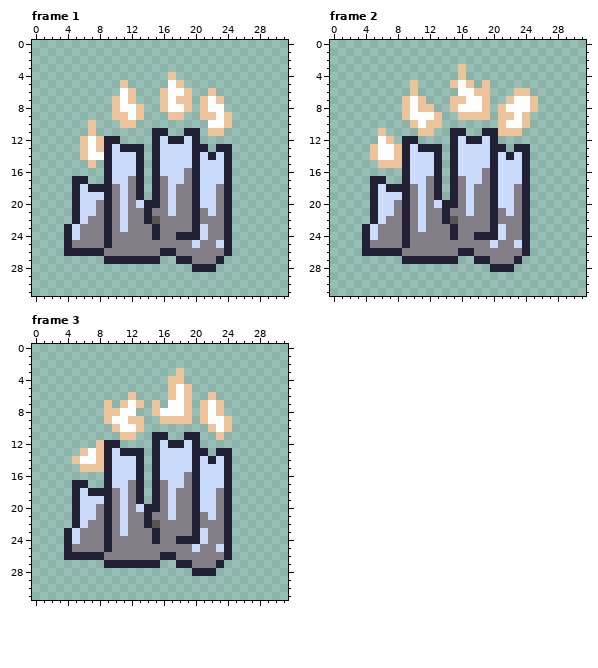
Pixel-art file -- assets/imgs/candles.ase. This is how it looked before the edit.
32x32 pixels, 3 frames. Shown: frame 1, frame 2, frame 3.
After:
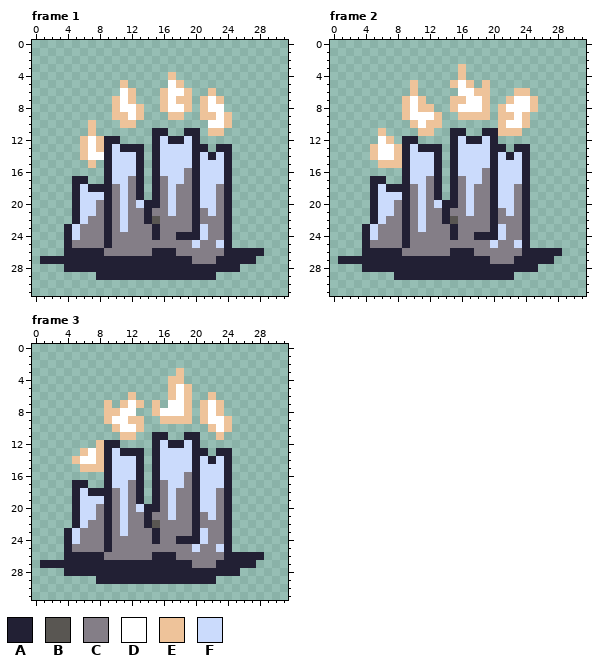
Palette (. is transparent): A #222034  B #595652  C #847e87  D #ffffff  E #eec39a  F #cbdbfc
Diff:
layer "Layer 3" added
--- frame 1, layer "Layer 3"
@@ x 0..31 @@
 25 ....ACCCCACCCCCCCCCCFCCFA.......
-26 ....AAAAACCCCCCCAACCCCCCA.......
-27 .........AAAAAAA..AACCCA........
-28 ....................AAA.........
-29 ................................
+26 ....AAAAACCCCCCAAACCCCCCAAAAA...
+27 .AAAAAAAAAAAAAAAAAAACCCAAAAA....
+28 ....AAAAAAAAAAAAAAAAAAAAAA......
+29 ........AAAAAAAAAAAAAAA.........
 30 ................................
--- frame 2, layer "Layer 3": the same change as frame 1
--- frame 3, layer "Layer 3": the same change as frame 1
Pixel boxes of the changes (left, top, right, bottom) in both pictures:
changed: (40, 248, 264, 280)
changed: (338, 248, 562, 280)
changed: (40, 552, 264, 584)
